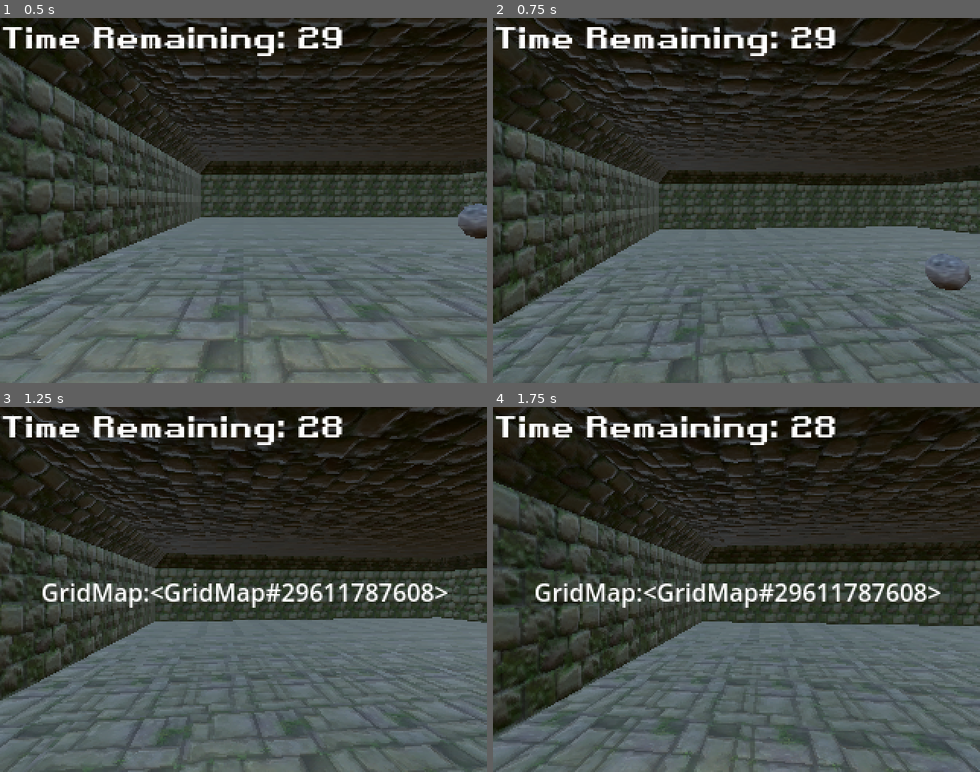
Above: before the commit, frames 1-4 (two rows, left to right).
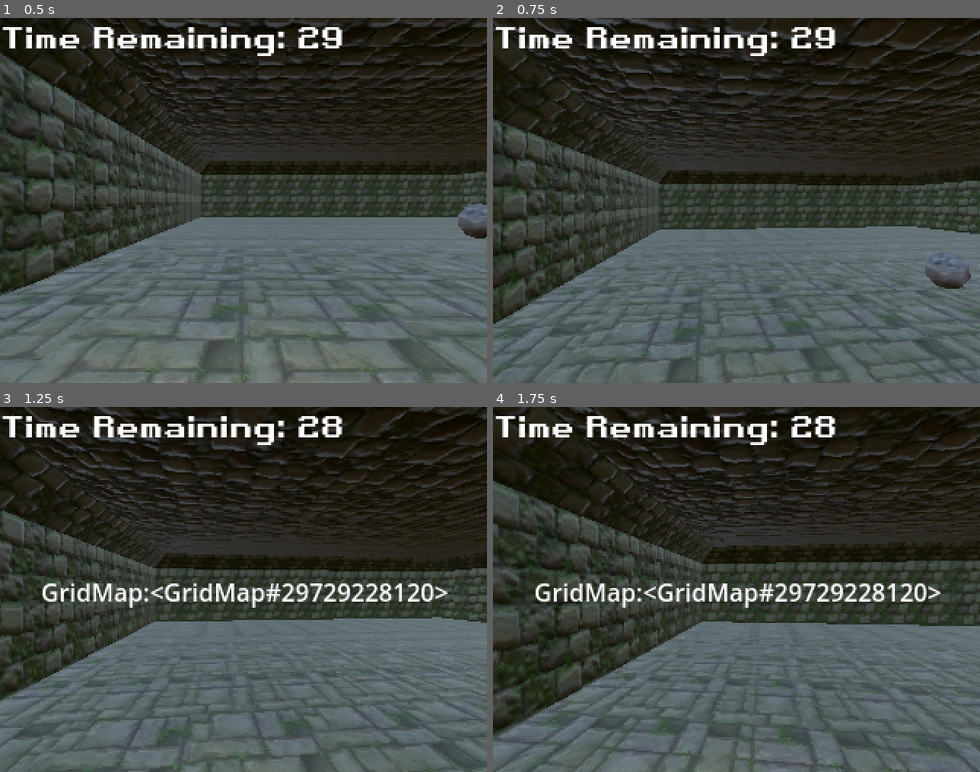
Above: after the commit, the same moments.

Repository: SampaiWasTaken/FatedEnds
Game: Godot game, scene res://main.tscn
Same seed, same stepped clock (60 frames per second), same inputs: the game is played once before the commit and once after it.
Inputs (mouse positions are in pixels of both pictures, inside the frame that each line leads up to):
- Up to frame 1 (0.5 s): no input
- Up to frame 2 (0.75 s): tap Enter (ui_accept) at 0.5 s; move the mouse to (760, 200) at 0.52 s; hold Up (ui_up) from 0.53 s (still down)
- Up to frame 3 (1.25 s): keep holding Up (ui_up); tap Enter (ui_accept) at 0.77 s
- Up to frame 4 (1.75 s): keep holding Up (ui_up); move the mouse to (712, 589) at 1.27 s; tap Enter (ui_accept) at 1.52 s

Frame 1 is identical in both runs. In frame 2, less than 0.1% of the frame differs, in the area x 89-99%, y 64-75%; in frame 3, 0.7%, in the area x 63-90%, y 48-54%; in frame 4, 0.7%.

Commit message:
mega nice bugfixes

Diff:
--- a/fated-ends/Scenes/boulder_trap.tscn
+++ b/fated-ends/Scenes/boulder_trap.tscn
@@ -1,10 +1,10 @@
-[gd_scene load_steps=6 format=3 uid="uid://cekynipqs7un6"]
+[gd_scene load_steps=6 format=3 uid="uid://brl6wp7kn66xq"]
 
 [ext_resource type="Texture2D" uid="uid://8e1xtpgexm2y" path="res://Assets/100_1374_seamless.jpg" id="2_4kqip"]
 [ext_resource type="Script" path="res://Scripts/boulder_trap.gd" id="2_q1yv6"]
 
 [sub_resource type="SphereShape3D" id="SphereShape3D_xrqq7"]
-radius = 0.486528
+radius = 0.522884
 
 [sub_resource type="StandardMaterial3D" id="StandardMaterial3D_418b0"]
 albedo_texture = ExtResource("2_4kqip")
--- a/fated-ends/dead_player.gd
+++ b/fated-ends/dead_player.gd
@@ -6,6 +6,11 @@
 	$AnimationPlayer.play("mixamo_com")
 
 
+
 # Called every frame. 'delta' is the elapsed time since the previous frame.
 func _process(delta: float) -> void:
 	pass
+
+
+func _on_animation_player_animation_finished(anim_name: StringName) -> void:
+	$StaticBody3D/CollisionShape3D.disabled = false
--- a/fated-ends/dead_player.tscn
+++ b/fated-ends/dead_player.tscn
@@ -14,27 +14,27 @@
 script = ExtResource("2_y21vl")
 
 [node name="Skeleton3D" parent="." index="0"]
-bones/0/position = Vector3(-0.30451, 0.138047, -0.969329)
-bones/0/rotation = Quaternion(-0.694693, 0.0408983, -0.0793319, 0.713747)
-bones/1/rotation = Quaternion(-0.0362919, -0.00640627, -0.00382143, 0.999313)
-bones/2/rotation = Quaternion(0.0182346, -0.0112814, 0.00316391, 0.999765)
-bones/3/rotation = Quaternion(0.0183148, -0.011194, 0.00299153, 0.999765)
-bones/4/rotation = Quaternion(0.00740932, 0.0413293, -0.0554404, 0.997579)
-bones/5/rotation = Quaternion(-0.0808261, 0.135905, -0.0853438, 0.983724)
-bones/7/rotation = Quaternion(-0.515203, -0.492882, 0.452196, -0.535865)
-bones/8/rotation = Quaternion(0.0560551, 0.383448, 0.0631392, 0.919695)
-bones/9/rotation = Quaternion(0.0003765, -0.000703019, 0.0048769, 0.999988)
-bones/11/rotation = Quaternion(0.476239, -0.52238, 0.481527, 0.51812)
-bones/12/rotation = Quaternion(0.212361, -0.441454, -0.0278793, 0.871346)
-bones/13/rotation = Quaternion(0.0145764, 0.0241631, -0.187632, 0.981834)
-bones/15/rotation = Quaternion(0.0266328, 0.284093, 0.933195, -0.218469)
-bones/16/rotation = Quaternion(-0.391661, -0.047324, 0.0164519, 0.918744)
-bones/17/rotation = Quaternion(0.418852, -0.167791, 0.00746425, 0.892387)
-bones/18/rotation = Quaternion(0.316926, -0.274782, 0.0964757, 0.902632)
-bones/20/rotation = Quaternion(-0.122593, 0.0879737, 0.984722, 0.0869113)
-bones/21/rotation = Quaternion(-0.22716, 0.021584, -0.00469248, 0.973607)
-bones/22/rotation = Quaternion(0.396506, 0.170147, -0.0205896, 0.901892)
-bones/23/rotation = Quaternion(0.314845, 0.274708, -0.0957268, 0.903463)
+bones/0/position = Vector3(-0.167714, 0.871833, 0.00397694)
+bones/0/rotation = Quaternion(0.0220324, -0.0146556, -0.00741013, 0.999622)
+bones/1/rotation = Quaternion(-0.0579604, -0.00269563, 0.00358866, 0.998309)
+bones/2/rotation = Quaternion(-0.0361883, -0.00600175, 0.00642647, 0.999306)
+bones/3/rotation = Quaternion(-0.0362022, -0.00581808, 0.00648016, 0.999307)
+bones/4/rotation = Quaternion(0.0739538, -0.000821037, 0.0164229, 0.997126)
+bones/5/rotation = Quaternion(0.0116081, 0.0101604, -0.00742458, 0.999854)
+bones/7/rotation = Quaternion(-0.509359, -0.470514, 0.602231, -0.395585)
+bones/8/rotation = Quaternion(0.454371, 0.267995, 0.245743, 0.813226)
+bones/9/rotation = Quaternion(0.000608992, -0.00105282, 0.00789255, 0.999968)
+bones/11/rotation = Quaternion(0.575062, -0.428284, 0.551884, 0.425794)
+bones/12/rotation = Quaternion(0.404637, -0.200616, -0.158521, 0.878005)
+bones/13/rotation = Quaternion(0.000233117, 0.00277947, -0.00299599, 0.999992)
+bones/15/rotation = Quaternion(0.0503869, 0.166863, 0.977656, -0.117505)
+bones/16/rotation = Quaternion(-0.409957, -0.048989, 0.024913, 0.910448)
+bones/17/rotation = Quaternion(0.61502, -0.053353, -0.00693303, 0.786674)
+bones/18/rotation = Quaternion(0.31692, -0.27478, 0.0964762, 0.902635)
+bones/20/rotation = Quaternion(-0.0663477, 0.181329, 0.978449, 0.0731869)
+bones/21/rotation = Quaternion(-0.40596, -0.0427866, -0.00653763, 0.912865)
+bones/22/rotation = Quaternion(0.621318, 0.0251186, -0.0486866, 0.781641)
+bones/23/rotation = Quaternion(0.314836, 0.274705, -0.0957275, 0.903466)
 
 [node name="body" parent="Skeleton3D" index="0"]
 material_override = SubResource("StandardMaterial3D_layyc")
@@ -44,3 +44,6 @@
 [node name="CollisionShape3D" type="CollisionShape3D" parent="StaticBody3D" index="0"]
 transform = Transform3D(1, 0, 0, 0, 1, 0, 0, 0, 1, -0.272695, 0.0484161, -1.19569)
 shape = SubResource("BoxShape3D_mnecq")
+disabled = true
+
+[connection signal="animation_finished" from="AnimationPlayer" to="." method="_on_animation_player_animation_finished"]
--- a/fated-ends/main.tscn
+++ b/fated-ends/main.tscn
@@ -23,6 +23,7 @@
 glow_enabled = true
 glow_normalized = true
 glow_blend_mode = 0
+volumetric_fog_enabled = true
 volumetric_fog_density = 0.1
 
 [node name="Node3D" type="Node3D"]
Not shown: 1 places in fated-ends/main.tscn that only renumber resources
Not shown: 8 places in fated-ends/resources/tileset/tileset.tres that only renumber resources
